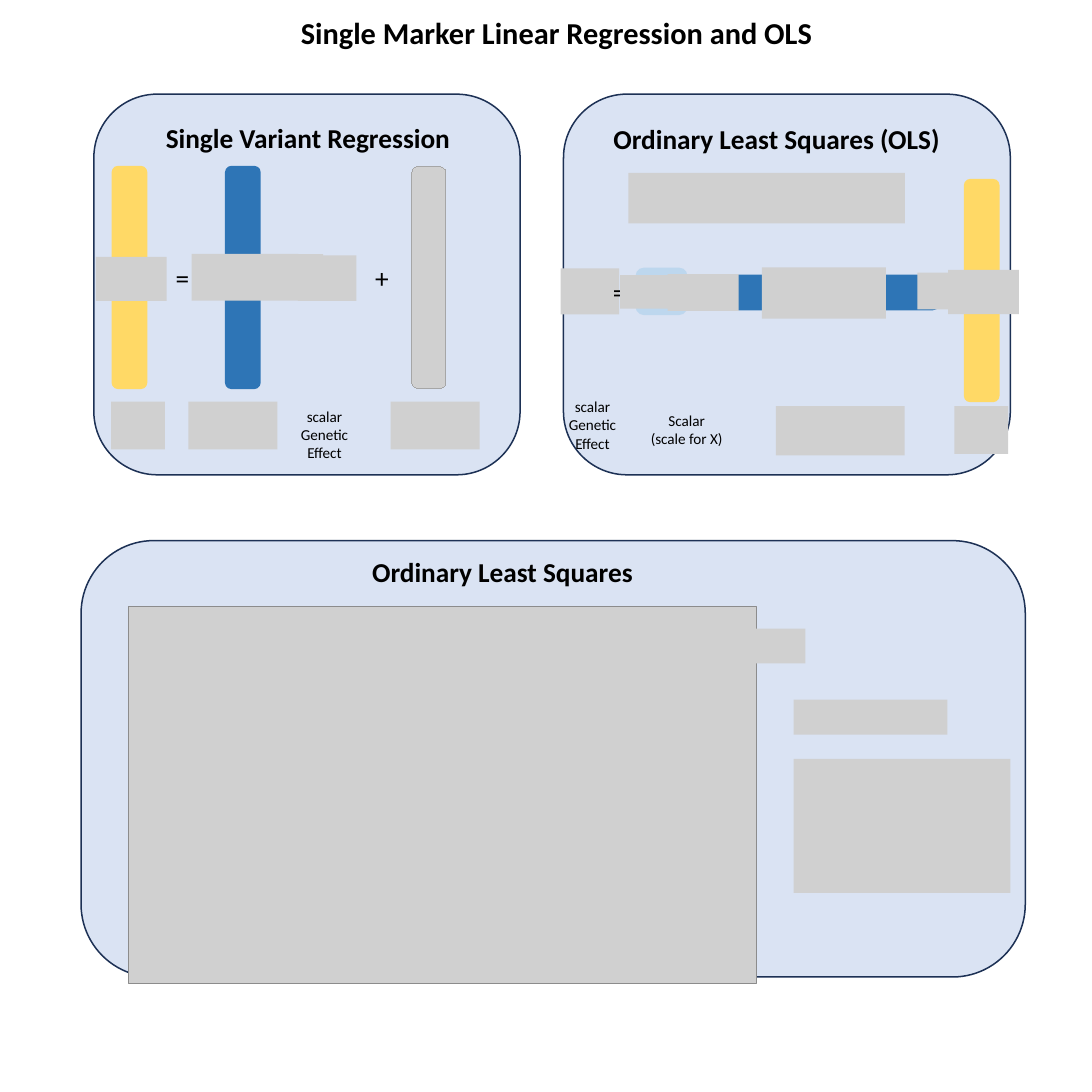
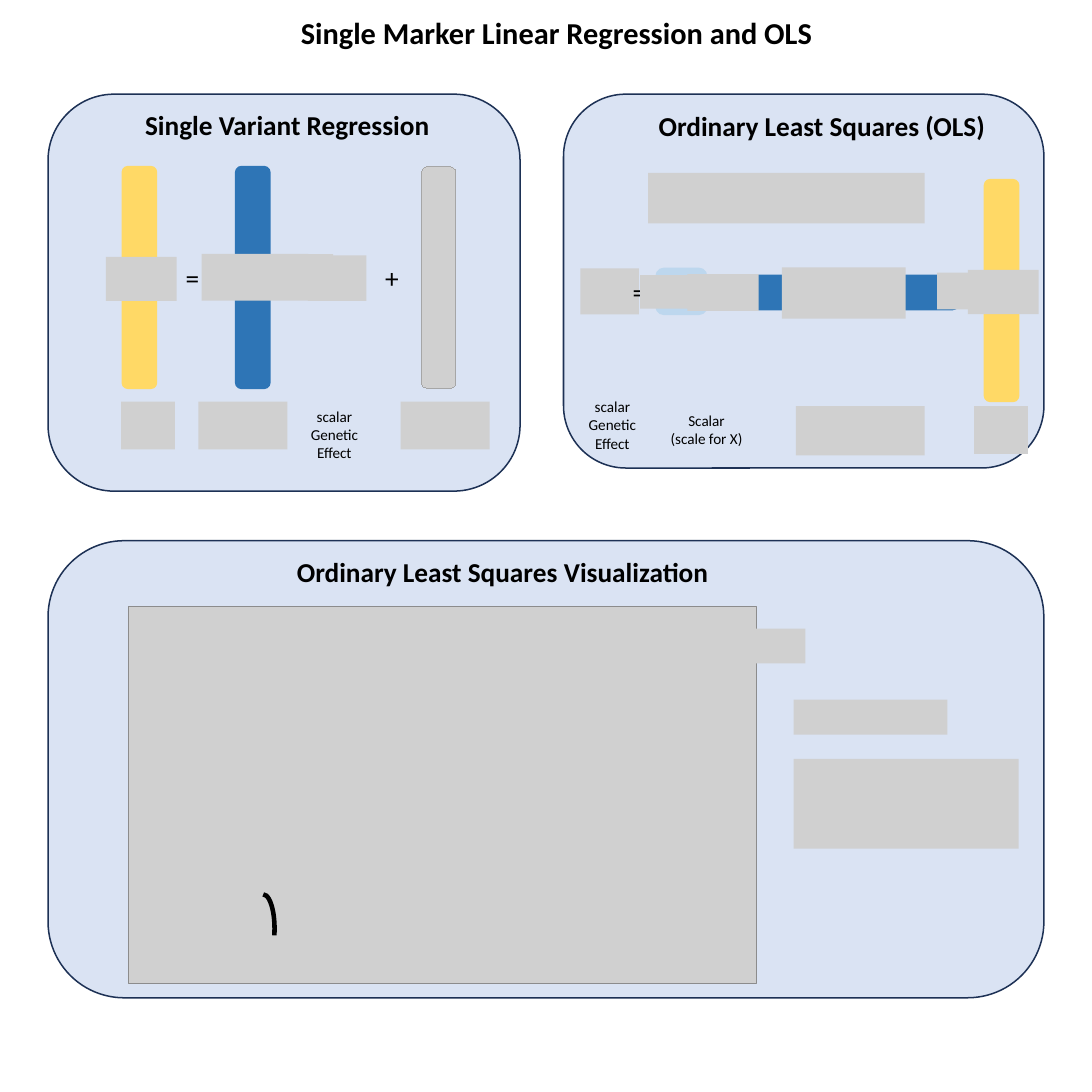
Before and after one commit to StatFunGen/statgen-prerequisites, a slide deck: slide 7 of graphical_summary/slides.pptx. Drawn at 1092x1092 pixels with LibreOffice and Linux fonts; fonts in the diff are those of the drawing; grey boxes stand for pictures. Boxes give left, top, right and bottom in pixels: in the first picture for what was removed or moved away, otherwise in the second. Text is boxed around its words. In the diff, an @@ line names an element or a change of style, - is before the commit and + after.

```diff
--- a/graphical_summary/slides.pptx
+++ b/graphical_summary/slides.pptx
@@ text "Single Variant Regression": place and size @@
-text "Single Variant Regression" at [166, 129, 449, 153]
+text "Single Variant Regression" at [145, 116, 429, 140]
@@ rounded rectangle: place and size @@
-rounded rectangle at [94, 94, 520, 475]
+rounded rectangle at [48, 94, 520, 491]
@@ text "Ordinary Least Squares (OLS)": place and size @@
-text "Ordinary Least Squares (OLS)" at [613, 129, 939, 154]
+text "Ordinary Least Squares (OLS)" at [659, 116, 984, 141]
@@ rounded rectangle: place and size @@
-rounded rectangle at [563, 94, 1010, 475]
+rounded rectangle at [563, 94, 1044, 467]
@@ 8 pictures, 3 texts, 2 rounded rectangles: place and size @@
-8 pictures, 3 texts, 2 rounded rectangles at [96, 167, 480, 458]
+8 pictures, 3 texts, 2 rounded rectangles at [106, 167, 490, 458]
@@ 9 pictures, 3 texts, 3 rounded rectangles: place and size @@
-9 pictures, 3 texts, 3 rounded rectangles at [560, 173, 1019, 455]
+9 pictures, 3 texts, 3 rounded rectangles at [581, 173, 1038, 455]
@@ rounded rectangle: place and size @@
-rounded rectangle at [81, 541, 1025, 977]
+rounded rectangle at [48, 541, 1044, 998]
@@ text at [297, 563, 708, 587]: text changed @@
-Ordinary Least Squares
+Ordinary Least Squares Visualization
@@ picture: place and size @@
-picture at [794, 759, 1010, 893]
+picture at [794, 759, 1019, 848]
@@ arc (boxed as its full ellipse) added at [252, 894, 275, 963], outline #000000 3 pt @@
```
Also in this commit, not shown: 10 other slides changed, 55 other files.
